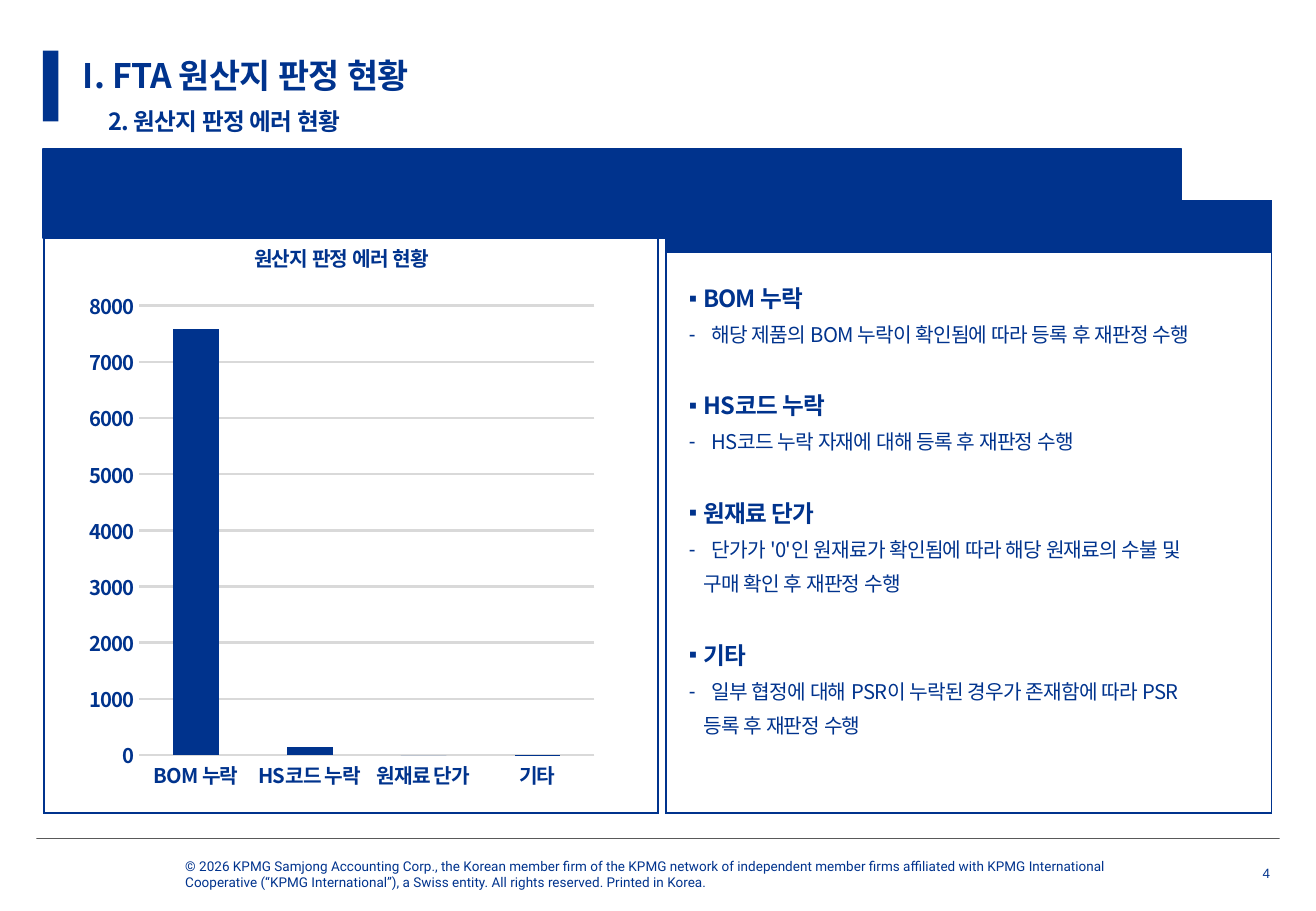
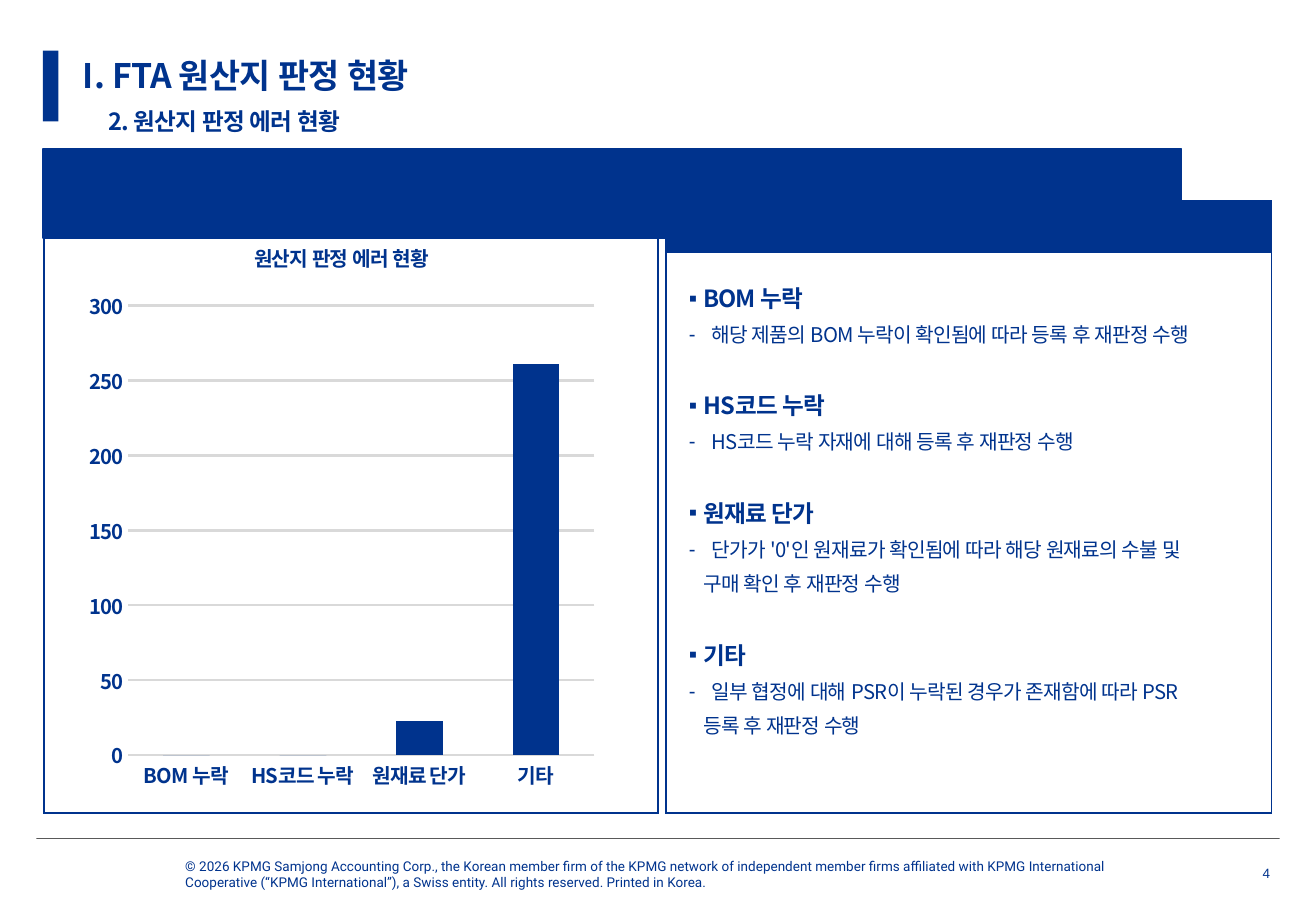
Before and after one commit to Kim-surin/report, a slide deck: slide 4 of 보고서/[디와이덕양]분기보고서_202602.pptx. Drawn at 1316x911 pixels with LibreOffice and Linux fonts; fonts in the diff are those of the drawing; background and template pictures are left out. Boxes give left, top, right and bottom in pixels: in the first picture for what was removed or moved away, otherwise in the second. Text is boxed around its words. In the diff, an @@ line names an element or a change of style, - is before the commit and + after.

```diff
--- a/보고서/[디와이덕양]분기보고서_202602.pptx
+++ b/보고서/[디와이덕양]분기보고서_202602.pptx
@@ column chart at bbox=[79, 219, 605, 803] @@
-Series 1: 7600, 100, 0, 0
+Series 1: 0, 0, 23, 261
```
Also in this commit, not shown: 5 other slides changed, 6 other files.
